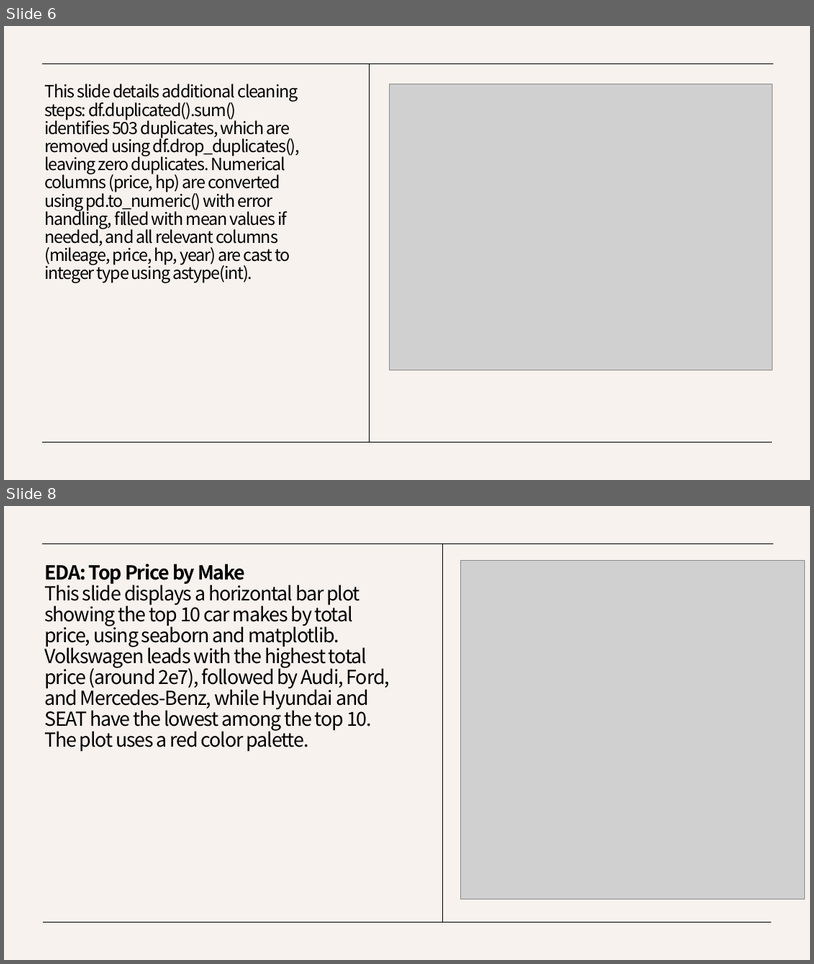
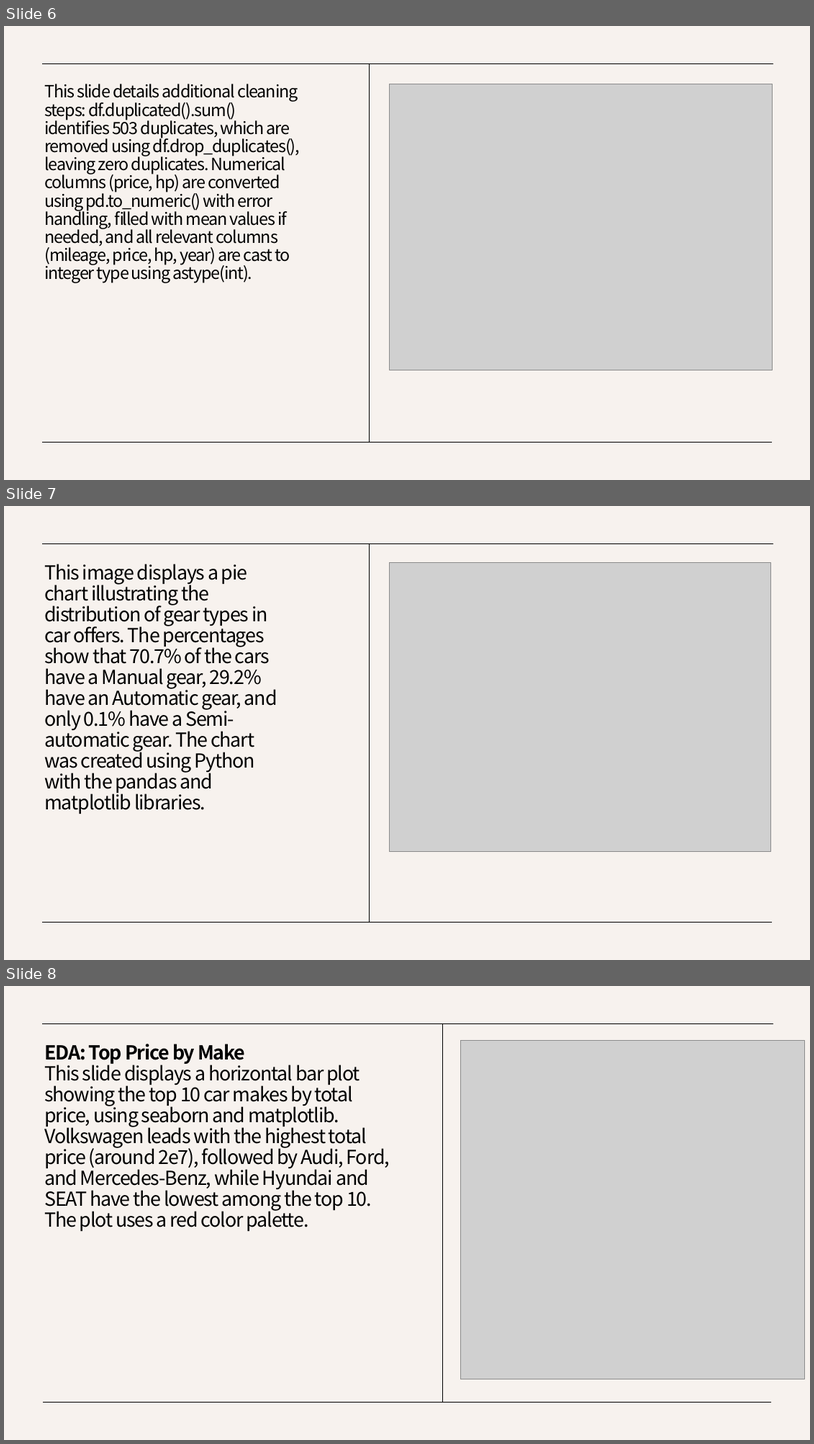
Before and after one commit to AbdallhOmran/Used-car-prices, a slide deck: Cars price.pptx. Shown one above the other, each under a label of ours: slides 6 and 8 before the commit, slides 6, 7 and 8 after it; the slides between them are not shown. The pictures are 814x964 and 814x1444 pixels, drawn with LibreOffice and Linux fonts; fonts in the diff are those of the drawing; grey boxes stand for pictures. Boxes give left, top, right and bottom in pixels: in the first picture for what was removed or moved away, otherwise in the second. Text is boxed around its words. In the diff, an @@ line names an element or a change of style, - is before the commit and + after.

```diff
--- a/Cars price.pptx
+++ b/Cars price.pptx
@@ slide 7 added at bbox=[4, 506, 810, 960], background #F7F2EE @@
@@ line added from (774, 543) to (42, 543), #000000 0.5 pt @@
@@ line added from (369, 544) to (369, 922), #000000 0.5 pt @@
@@ title added at bbox=[44, 564, 278, 813], 23 pt, text #000000 @@
+This image displays a pie chart illustrating the distribution of gear types in car offers. The percentages show that 70.7% of the cars have a Manual gear, 29.2% have an Automatic gear, and only 0.1% have a Semi-automatic gear. The chart was created using Python with the pandas and matplotlib libraries.
@@ picture added at bbox=[389, 562, 771, 852] @@
@@ line added from (773, 922) to (42, 922), #000000 0.5 pt @@
```
Also in this commit, not shown: 1 slide removed, 1 other file.
